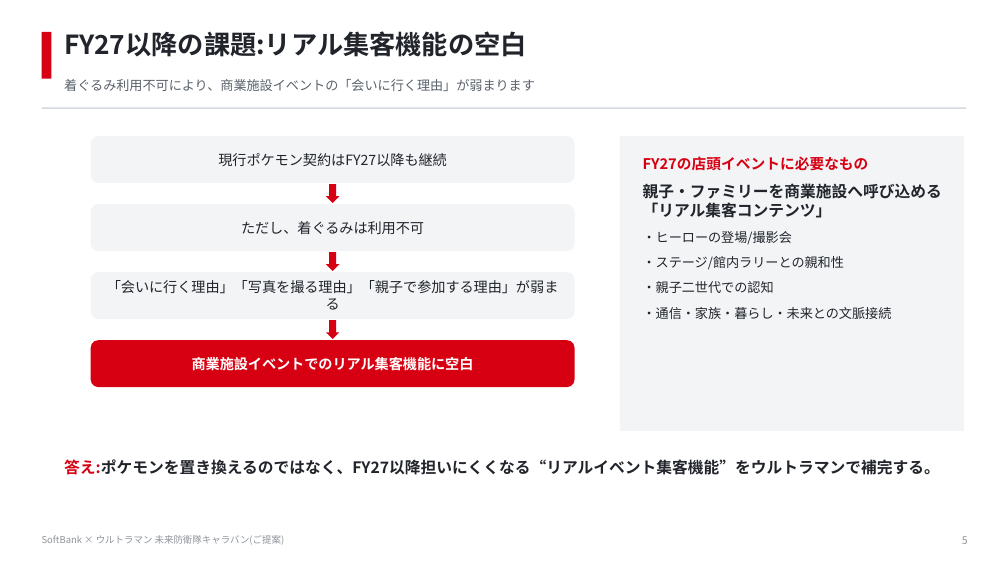
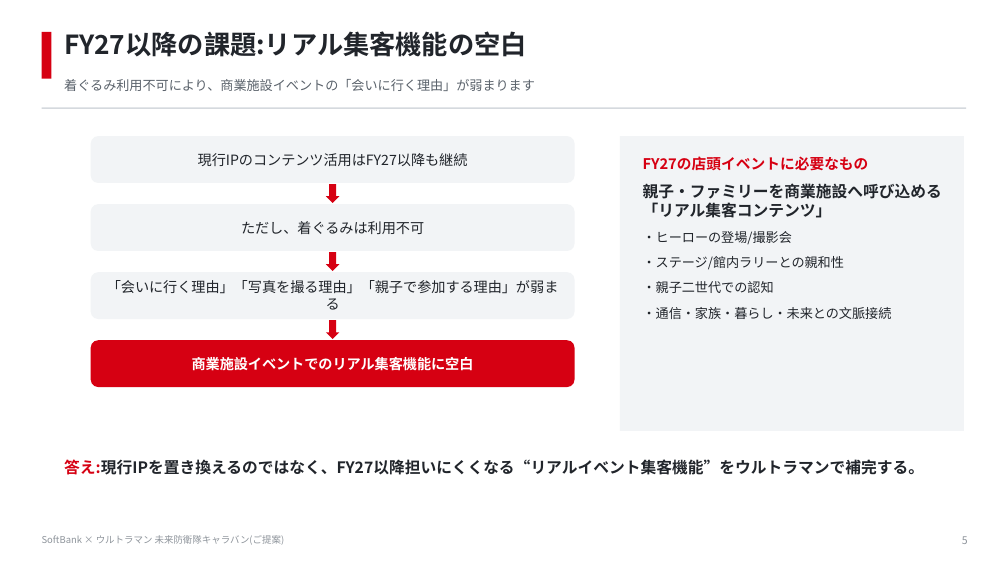
Before and after one commit to hayatoshintani-spe/kessho-lens, a slide deck: slide 5 of docs/proposals/softbank-ultraman-caravan/SoftBank_Ultraman_未来防衛隊キャラバン_提案資料.pptx. Drawn at 1008x567 pixels with LibreOffice and Linux fonts; fonts in the diff are those of the drawing. Boxes give left, top, right and bottom in pixels: in the first picture for what was removed or moved away, otherwise in the second. Text is boxed around its words. In the diff, an @@ line names an element or a change of style, - is before the commit and + after.

```diff
--- a/docs/proposals/softbank-ultraman-caravan/SoftBank_Ultraman_未来防衛隊キャラバン_提案資料.pptx
+++ b/docs/proposals/softbank-ultraman-caravan/SoftBank_Ultraman_未来防衛隊キャラバン_提案資料.pptx
@@ text in rounded rectangle at (198,153,468,166): text changed @@
-現行ポケモン契約はFY27以降も継続
+現行IPのコンテンツ活用はFY27以降も継続
@@ text at (64,459,924,475): text changed @@
-答え:ポケモンを置き換えるのではなく、FY27以降担いにくくなる“リアルイベント集客機能”をウルトラマンで補完する。
+答え:現行IPを置き換えるのではなく、FY27以降担いにくくなる“リアルイベント集客機能”をウルトラマンで補完する。
```
Also in this commit, not shown: 12 other slides changed, 1 other file.
